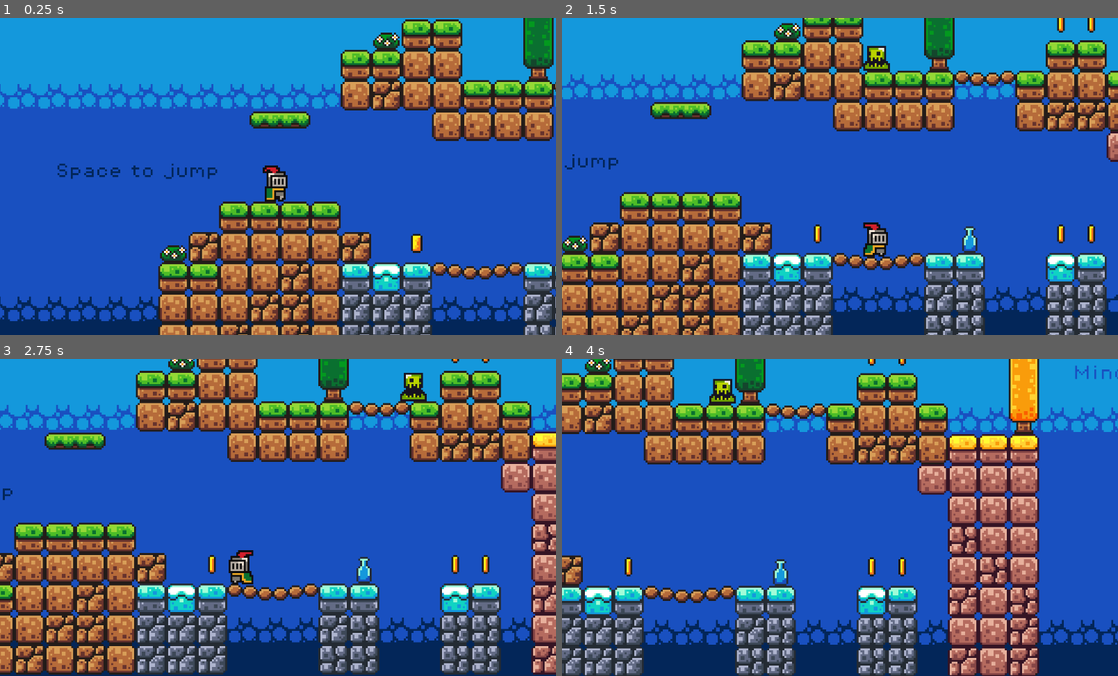
Above: before the commit, frames 1-4 (two rows, left to right).
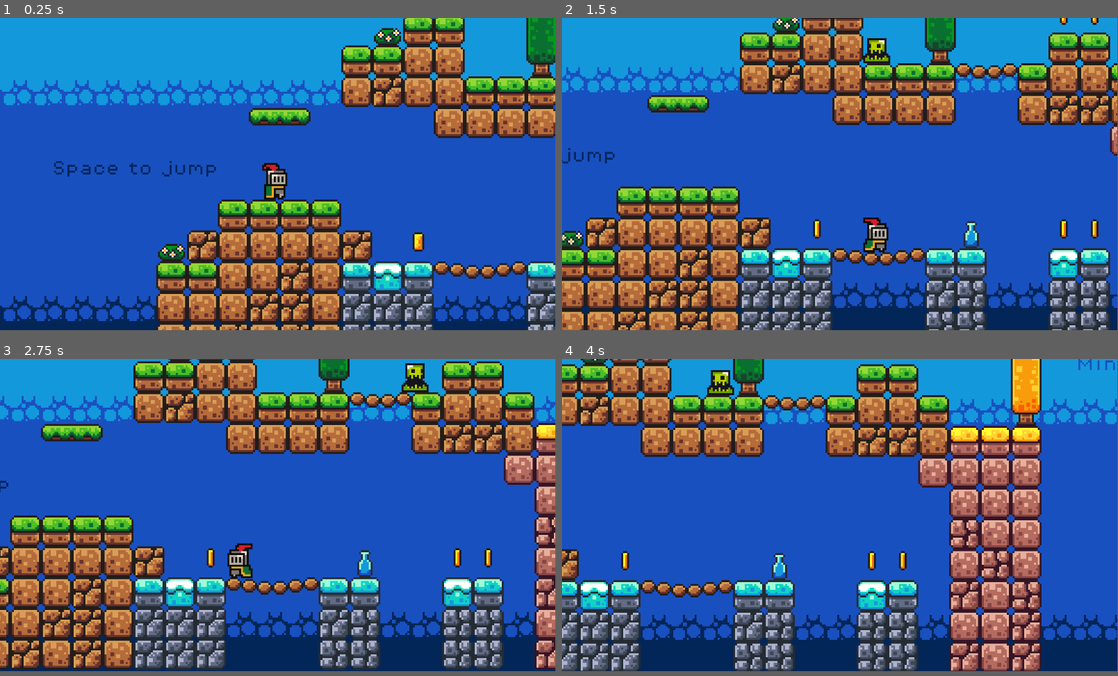
Above: after the commit, the same moments.

Repository: fralps/godot-brackeys-platformer
Game: Godot game, scene res://scenes/game.tscn
Same seed, same stepped clock (60 frames per second), same inputs: the game is played once before the commit and once after it.
Inputs:
- Up to frame 1 (0.25 s): no input
- Up to frame 2 (1.5 s): hold Right (move_right) from 0.53 s (still down); tap Space (jump) at 0.77 s
- Up to frame 3 (2.75 s): tap Space (jump) at 1.52 s; release Right (move_right) at 2.03 s; hold Left (move_left) from 2.03 s (still down)
- Up to frame 4 (4 s): release Left (move_left) at 2.78 s; hold Right (move_right) from 2.78 s (still down); tap Space (jump) at 3.02, 3.77 s
In our replay, the window is 800x456 before the commit and 799x449 after it. These sizes can differ from the game's own. Grey fills any space a smaller window leaves; there, only what the larger window draws over its background counts as a difference.

The runs differ from the first frame. In frame 1, 22% of the frame differs, in the area x 0-100%, y 0-100%; in frame 2, 39%; in frame 3, 43%; in frame 4, 39%.

Commit message:
feat: improve death sound

Diff:
--- a/project.godot
+++ b/project.godot
@@ -18,11 +18,6 @@
 [autoload]
 
 Music="*res://scenes/music.tscn"
-
-[display]
-
-window/size/viewport_width=1170
-window/size/viewport_height=668
 
 [input]
 
--- a/scenes/killzone.tscn
+++ b/scenes/killzone.tscn
@@ -1,6 +1,7 @@
-[gd_scene load_steps=2 format=3 uid="uid://dvq77cbsfxexa"]
+[gd_scene load_steps=3 format=3 uid="uid://dvq77cbsfxexa"]
 
 [ext_resource type="Script" uid="uid://ln8r77xpmmdg" path="res://scripts/killzone.gd" id="1_xlapc"]
+[ext_resource type="AudioStream" uid="uid://d2ycs4bgjujqb" path="res://assets/sounds/hurt.wav" id="2_kl8fp"]
 
 [node name="Killzone" type="Area2D"]
 collision_mask = 2
@@ -10,5 +11,8 @@
 wait_time = 0.6
 one_shot = true
 
+[node name="DeathSound" type="AudioStreamPlayer2D" parent="."]
+stream = ExtResource("2_kl8fp")
+
 [connection signal="body_entered" from="." to="." method="_on_body_entered"]
 [connection signal="timeout" from="Timer" to="." method="_on_timer_timeout"]
--- a/scenes/slime.tscn
+++ b/scenes/slime.tscn
@@ -1,9 +1,8 @@
-[gd_scene load_steps=11 format=3 uid="uid://bs1lbkkv6ufux"]
+[gd_scene load_steps=10 format=3 uid="uid://bs1lbkkv6ufux"]
 
 [ext_resource type="Script" uid="uid://c76ghf47nht6p" path="res://scripts/slime.gd" id="1_n6pvg"]
 [ext_resource type="Texture2D" uid="uid://cbb61gxquulfn" path="res://assets/sprites/slime_green.png" id="1_p2gj0"]
 [ext_resource type="PackedScene" uid="uid://dvq77cbsfxexa" path="res://scenes/killzone.tscn" id="2_n6pvg"]
-[ext_resource type="AudioStream" uid="uid://ckauxnfljmk5a" path="res://assets/sounds/explosion.wav" id="4_pjw23"]
 
 [sub_resource type="AtlasTexture" id="AtlasTexture_pjw23"]
 atlas = ExtResource("1_p2gj0")
@@ -67,7 +66,3 @@
 [node name="RayCastLeft" type="RayCast2D" parent="."]
 position = Vector2(0, 4)
 target_position = Vector2(-7, 0)
-
-[node name="DeathSound" type="AudioStreamPlayer2D" parent="."]
-stream = ExtResource("4_pjw23")
-bus = &"SFX"
--- a/scripts/killzone.gd
+++ b/scripts/killzone.gd
@@ -1,16 +1,11 @@
 extends Area2D
 
 @onready var timer: Timer = $Timer
-@onready var death_sound: AudioStreamPlayer2D = $"../DeathSound"
+@onready var death_sound: AudioStreamPlayer2D = $DeathSound
 
 func _on_body_entered(body: Node2D) -> void:
-	print('You died!')
+	death_sound.play()
 	Engine.time_scale = 0.5
-
-	# Play death sound only on enmeies
-	if death_sound:
-		death_sound.play()
-
 	body.get_node("CollisionShape2D").queue_free()
 	timer.start()
 
